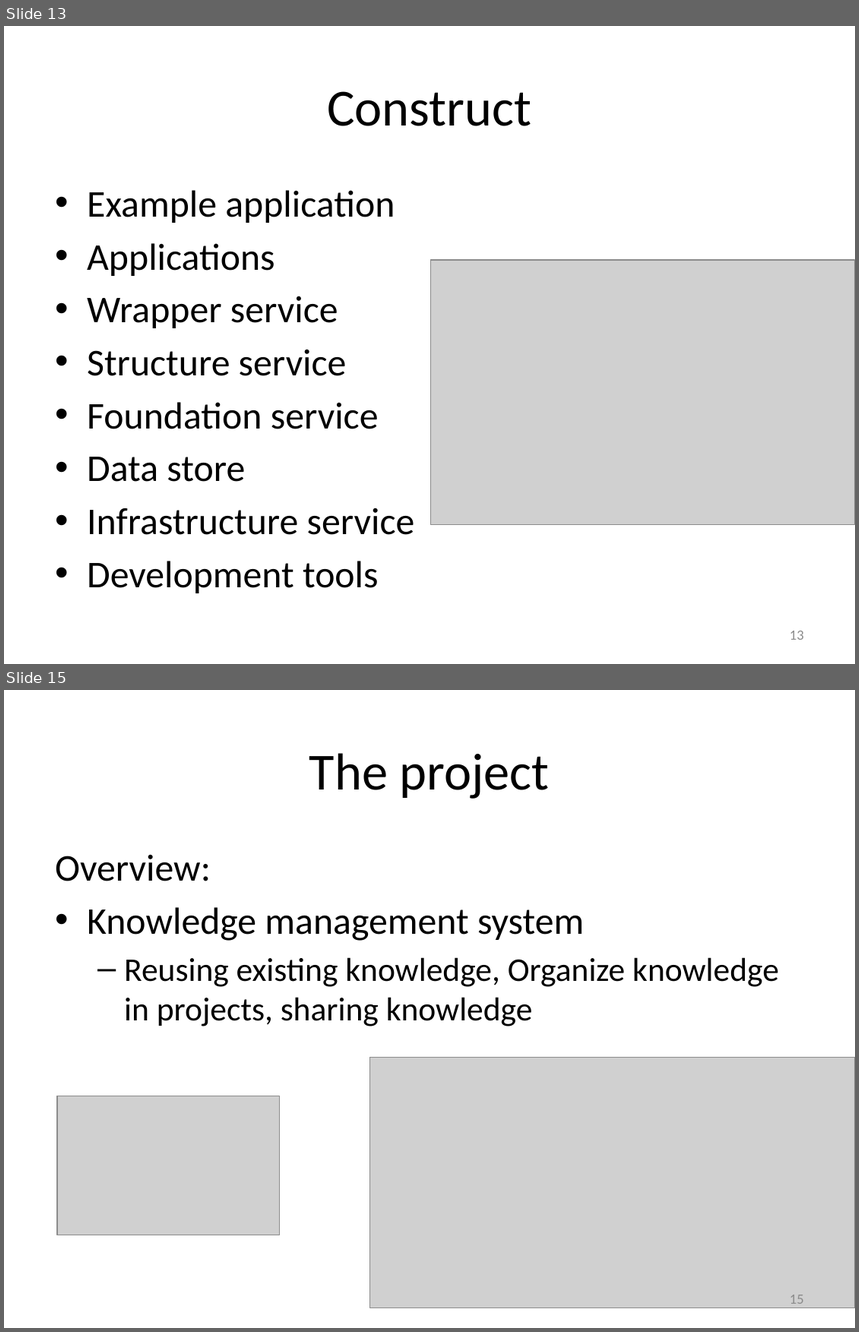
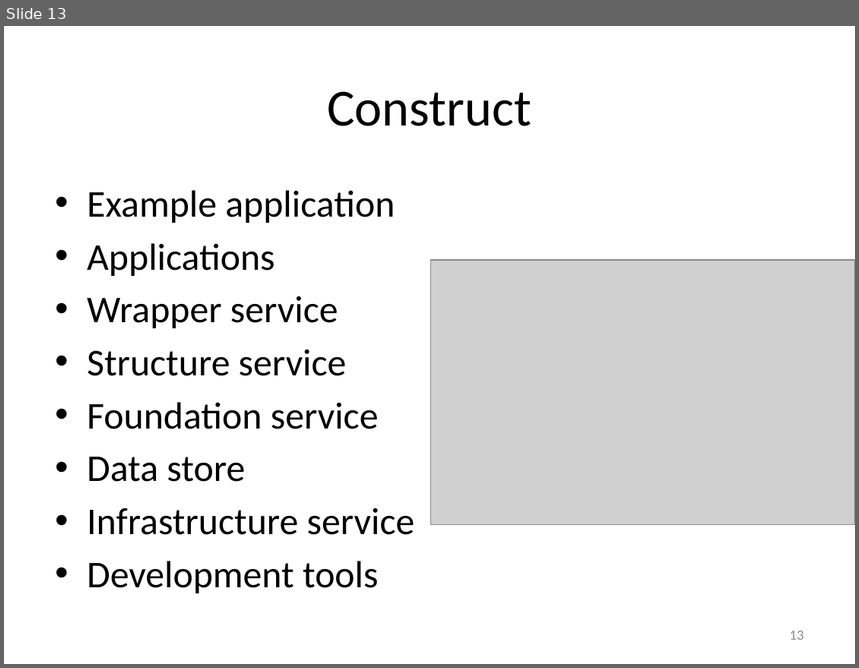
Before and after one commit to isurup/kalle-martin-group, a slide deck: SSE3/MartinPresentation/SSE3_3.pptx. Shown one above the other, each under a label of ours: slides 13 and 15 before the commit, slide 13 after it; the slides between them are not shown. The pictures are 859x1332 and 859x668 pixels, drawn with LibreOffice and Linux fonts; fonts in the diff are those of the drawing; grey boxes stand for pictures. Boxes give left, top, right and bottom in pixels: in the first picture for what was removed or moved away, otherwise in the second. Text is boxed around its words. In the diff, an @@ line names an element or a change of style, - is before the commit and + after.

```diff
--- a/SSE3/MartinPresentation/SSE3_3.pptx
+++ b/SSE3/MartinPresentation/SSE3_3.pptx
@@ slide 15 removed at (x1=4, y1=690, x2=855, y2=1328), background #FFFFFF @@
@@ title removed at (x1=310, y1=753, x2=550, y2=799) @@
-The project
@@ text removed at (x1=55, y1=854, x2=779, y2=1027) @@
-Overview:
-• Knowledge management system
-  – Reusing existing knowledge, Organize knowledge in projects, sharing knowledge
@@ picture removed at (x1=370, y1=1058, x2=855, y2=1309) @@
@@ picture removed at (x1=56, y1=1096, x2=279, y2=1236) @@
@@ page number removed at (x1=790, y1=1295, x2=804, y2=1309) @@
-15
```
Also in this commit, not shown: 2 slides changed, 4 other slides removed, 3 other files.
